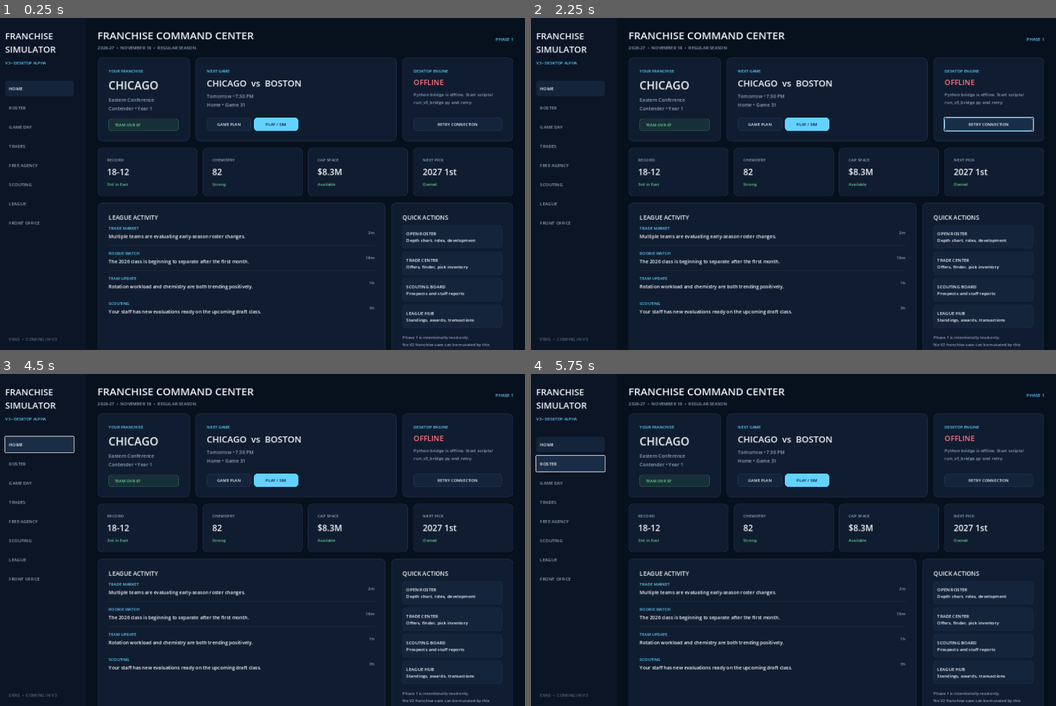
Above: before the commit, frames 1-4 (two rows, left to right).
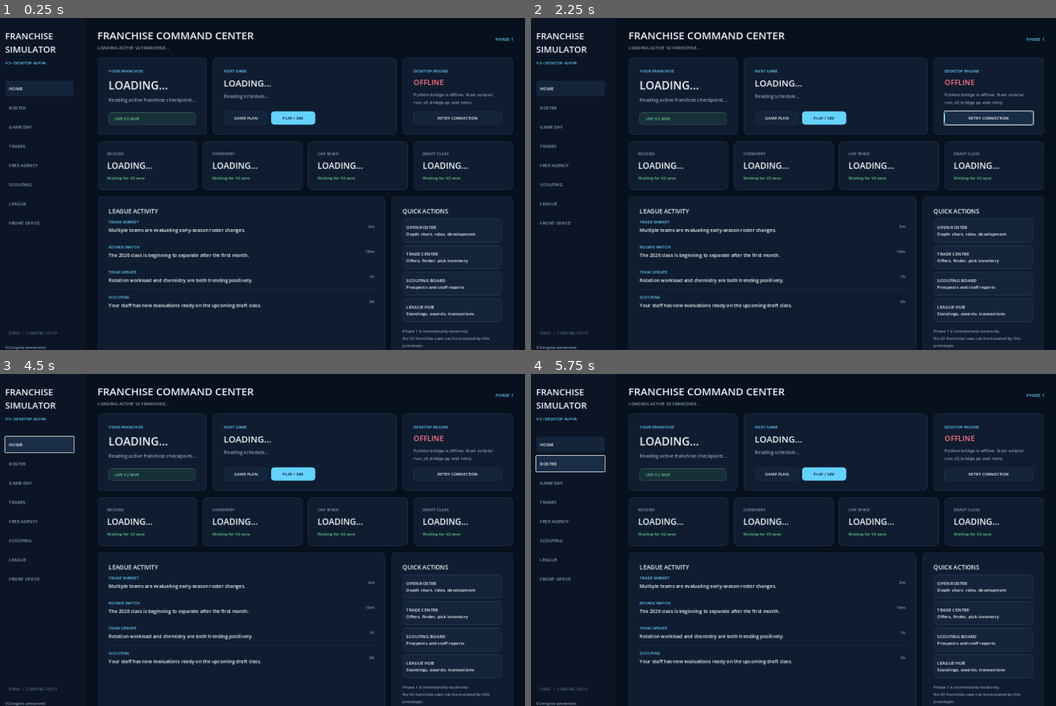
Above: after the commit, the same moments.

Repository: mklim6/NBA_Roster_Optimization_Engine
Game: Godot game, scene res://scenes/main.tscn
The game is run twice, just before and just after one commit, with the same random seed, the same clock (stepped at 60 frames per second) and the same inputs.
Inputs:
- Up to frame 1 (0.25 s): no input
- Up to frame 2 (2.25 s): click "PLAY / SIM" at 0.5 s; click "PLAY / SIM" at 1.25 s; click "RETRY CONNECTION" at 2 s
- Up to frame 3 (4.5 s): click "RETRY CONNECTION" at 2.75 s; click "RETRY CONNECTION" at 3.5 s; click "HOME" at 4.25 s
- Up to frame 4 (5.75 s): click "ROSTER" at 5 s

The runs differ from the first frame. In frame 1, 7.5% of the frame differs, in the area x 1-98%, y 8-100%; in frame 2, 7.7%; in frame 3, 7.5%; in frame 4, 7.5%.

Commit message:
Wire Godot dashboard to live V2 franchise data

Diff:
--- a/godot_client/scripts/main.gd
+++ b/godot_client/scripts/main.gd
@@ -1,6 +1,7 @@
 extends Control
 
 const BRIDGE_URL := "http://127.0.0.1:8765/health"
+const SUMMARY_URL := "http://127.0.0.1:8765/v3/franchise-summary"
 
 const BG := Color("07101d")
 const SIDEBAR := Color("0b1525")
@@ -18,6 +19,22 @@
 var bridge_detail: Label
 var retry_button: Button
 var http_request: HTTPRequest
+var summary_request: HTTPRequest
+
+var header_subtitle: Label
+var team_name_label: Label
+var team_detail_label: Label
+var next_game_matchup: Label
+var next_game_detail: Label
+
+var record_value: Label
+var record_detail: Label
+var chemistry_value: Label
+var chemistry_detail: Label
+var cap_value: Label
+var cap_detail: Label
+var draft_value: Label
+var draft_detail: Label
 
 
 func _ready() -> void:
@@ -122,10 +139,10 @@
 	metrics.columns = 4
 	metrics.add_theme_constant_override("h_separation", 14)
 	metrics.add_theme_constant_override("v_separation", 14)
-	metrics.add_child(_metric_card("RECORD", "18-12", "3rd in East"))
-	metrics.add_child(_metric_card("CHEMISTRY", "82", "Strong"))
-	metrics.add_child(_metric_card("CAP SPACE", "$8.3M", "Available"))
-	metrics.add_child(_metric_card("NEXT PICK", "2027 1st", "Owned"))
+	metrics.add_child(_metric_card("RECORD", "LOADING...", "Waiting for V2 save"))
+	metrics.add_child(_metric_card("CHEMISTRY", "LOADING...", "Waiting for V2 save"))
+	metrics.add_child(_metric_card("CAP SPACE", "LOADING...", "Waiting for V2 save"))
+	metrics.add_child(_metric_card("DRAFT CLASS", "LOADING...", "Waiting for V2 save"))
 	column.add_child(metrics)
 
 	var lower := HBoxContainer.new()
@@ -152,11 +169,11 @@
 	title.add_theme_font_size_override("font_size", 28)
 	titles.add_child(title)
 
-	var subtitle := Label.new()
-	subtitle.text = "2026-27  •  NOVEMBER 18  •  REGULAR SEASON"
-	subtitle.add_theme_color_override("font_color", MUTED)
-	subtitle.add_theme_font_size_override("font_size", 12)
-	titles.add_child(subtitle)
+	header_subtitle = Label.new()
+	header_subtitle.text = "LOADING ACTIVE V2 FRANCHISE..."
+	header_subtitle.add_theme_color_override("font_color", MUTED)
+	header_subtitle.add_theme_font_size_override("font_size", 12)
+	titles.add_child(header_subtitle)
 	row.add_child(titles)
 
 	var alpha := Label.new()
@@ -168,7 +185,6 @@
 
 	return row
 
-
 func _build_team_card() -> Control:
 	var card := _card(Vector2(250, 190))
 	var body := _card_body(card, 20)
@@ -176,25 +192,24 @@
 	var kicker := _small_label("YOUR FRANCHISE", ACCENT)
 	body.add_child(kicker)
 
-	var team := Label.new()
-	team.text = "CHICAGO"
-	team.add_theme_color_override("font_color", TEXT)
-	team.add_theme_font_size_override("font_size", 30)
-	body.add_child(team)
-
-	var sub := Label.new()
-	sub.text = "Eastern Conference\nContender • Year 1"
-	sub.add_theme_color_override("font_color", MUTED)
-	sub.add_theme_font_size_override("font_size", 13)
-	body.add_child(sub)
+	team_name_label = Label.new()
+	team_name_label.text = "LOADING..."
+	team_name_label.add_theme_color_override("font_color", TEXT)
+	team_name_label.add_theme_font_size_override("font_size", 30)
+	body.add_child(team_name_label)
+
+	team_detail_label = Label.new()
+	team_detail_label.text = "Reading active franchise checkpoint..."
+	team_detail_label.add_theme_color_override("font_color", MUTED)
+	team_detail_label.add_theme_font_size_override("font_size", 13)
+	body.add_child(team_detail_label)
 
 	var spacer := Control.new()
 	spacer.size_flags_vertical = Control.SIZE_EXPAND_FILL
 	body.add_child(spacer)
 
-	body.add_child(_pill("TEAM OVR 87", GOOD))
+	body.add_child(_pill("LIVE V2 SAVE", GOOD))
 	return card
-
 
 func _build_next_game_card() -> Control:
 	var card := _card(Vector2(360, 190))
@@ -203,17 +218,17 @@
 
 	body.add_child(_small_label("NEXT GAME", ACCENT))
 
-	var matchup := Label.new()
-	matchup.text = "CHICAGO  vs  BOSTON"
-	matchup.add_theme_color_override("font_color", TEXT)
-	matchup.add_theme_font_size_override("font_size", 24)
-	body.add_child(matchup)
-
-	var detail := Label.new()
-	detail.text = "Tomorrow • 7:30 PM\nHome • Game 31"
-	detail.add_theme_color_override("font_color", MUTED)
-	detail.add_theme_font_size_override("font_size", 13)
-	body.add_child(detail)
+	next_game_matchup = Label.new()
+	next_game_matchup.text = "LOADING..."
+	next_game_matchup.add_theme_color_override("font_color", TEXT)
+	next_game_matchup.add_theme_font_size_override("font_size", 24)
+	body.add_child(next_game_matchup)
+
+	next_game_detail = Label.new()
+	next_game_detail.text = "Reading schedule..."
+	next_game_detail.add_theme_color_override("font_color", MUTED)
+	next_game_detail.add_theme_font_size_override("font_size", 13)
+	body.add_child(next_game_detail)
 
 	var spacer := Control.new()
 	spacer.size_flags_vertical = Control.SIZE_EXPAND_FILL
@@ -226,7 +241,6 @@
 	body.add_child(actions)
 	return card
 
-
 func _build_engine_card() -> Control:
 	var card := _card(Vector2(300, 190))
 	var body := _card_body(card, 20)
@@ -274,8 +288,22 @@
 	detail.add_theme_color_override("font_color", GOOD)
 	detail.add_theme_font_size_override("font_size", 11)
 	body.add_child(detail)
+
+	match label_text:
+		"RECORD":
+			record_value = value
+			record_detail = detail
+		"CHEMISTRY":
+			chemistry_value = value
+			chemistry_detail = detail
+		"CAP SPACE":
+			cap_value = value
+			cap_detail = detail
+		"DRAFT CLASS":
+			draft_value = value
+			draft_detail = detail
+
 	return card
-
 
 func _build_activity_panel() -> Control:
 	var card := _card(Vector2(0, 0))
@@ -472,6 +500,10 @@
 	http_request.request_completed.connect(_on_health_completed)
 	add_child(http_request)
 
+	summary_request = HTTPRequest.new()
+	summary_request.timeout = 4.0
+	summary_request.request_completed.connect(_on_summary_completed)
+	add_child(summary_request)
 
 func _check_bridge() -> void:
 	if http_request == null:
@@ -506,9 +538,172 @@
 
 	_set_bridge_status(
 		true,
-		"Python engine connected • API %s • read-only safe mode" % payload.get("api_version", "unknown")
+		"Python engine connected • API %s • live V2 save • read-only safe mode" % payload.get("api_version", "unknown")
 	)
 
+	_request_franchise_summary()
+
+
+func _request_franchise_summary() -> void:
+	if summary_request == null:
+		return
+
+	if summary_request.get_http_client_status() != HTTPClient.STATUS_DISCONNECTED:
+		summary_request.cancel_request()
+
+	var error := summary_request.request(SUMMARY_URL)
+	if error != OK:
+		_set_live_data_error("Could not request active franchise summary.")
+
+
+func _on_summary_completed(
+	result: int,
+	response_code: int,
+	_headers: PackedStringArray,
+	body: PackedByteArray
+) -> void:
+	if result != HTTPRequest.RESULT_SUCCESS or response_code != 200:
+		_set_live_data_error("Active V2 franchise data could not be loaded.")
+		return
+
+	var payload = JSON.parse_string(body.get_string_from_utf8())
+
+	if typeof(payload) != TYPE_DICTIONARY:
+		_set_live_data_error("Franchise summary returned invalid data.")
+		return
+
+	if payload.has("error"):
+		_set_live_data_error(str(payload.get("error")))
+		return
+
+	_apply_franchise_summary(payload)
+
+
+func _apply_franchise_summary(payload: Dictionary) -> void:
+	var team = payload.get("team", {})
+	var season = payload.get("season", {})
+	var record = payload.get("record", {})
+	var chemistry = payload.get("chemistry", {})
+	var financial = payload.get("financial", {})
+	var next_game = payload.get("next_game", {})
+	var draft = payload.get("draft", {})
+
+	var season_label := str(season.get("label", "Unknown season"))
+	var phase_label := _pretty_phase(str(season.get("phase", "")))
+	var day_index := str(season.get("day_index", "?"))
+
+	header_subtitle.text = "%s  •  LEAGUE DAY %s  •  %s" % [
+		season_label,
+		day_index,
+		phase_label
+	]
+
+	team_name_label.text = str(team.get("name", "Unknown Team")).to_upper()
+
+	team_detail_label.text = "%s • %s Division
+%s rostered • %s active" % [
+		str(team.get("conference", "Unknown")),
+		str(team.get("division", "Unknown")),
+		str(team.get("roster_size", "?")),
+		str(team.get("active_players", "?"))
+	]
+
+	record_value.text = str(record.get("display", "N/A"))
+
+	var rank_text = record.get("conference_rank_display", null)
+	var streak_text = record.get("streak", null)
+	var record_text := "Live standings"
+
+	if rank_text != null:
+		record_text = str(rank_text)
+
+	if streak_text != null:
+		if record_text == "Live standings":
+			record_text = str(streak_text)
+		else:
+			record_text += " • " + str(streak_text)
+
+	record_detail.text = record_text
+
+	var chemistry_score = chemistry.get("score", null)
+	if chemistry_score == null:
+		chemistry_value.text = "N/A"
+	else:
+		chemistry_value.text = str(chemistry_score)
+
+	chemistry_detail.text = str(chemistry.get("label", "Live chemistry"))
+
+	var cap_display = financial.get("cap_space_display", null)
+	if cap_display == null:
+		cap_value.text = "N/A"
+		cap_detail.text = "Live cap field pending"
+	else:
+		cap_value.text = str(cap_display)
+		cap_detail.text = "Available"
+
+	var draft_year = draft.get("draft_year", null)
+	if draft_year == null:
+		draft_value.text = "N/A"
+	else:
+		draft_value.text = "%s Draft" % str(draft_year)
+
+	draft_detail.text = _pretty_phase(str(draft.get("phase", "Live draft state")))
+
+	if typeof(next_game) == TYPE_DICTIONARY and next_game.size() > 0:
+		var team_abbr := str(team.get("abbreviation", "TEAM"))
+		var opponent_abbr := str(next_game.get("opponent", "OPP"))
+		var is_home: bool = bool(next_game.get("is_home", false))
+
+		next_game_matchup.text = "%s  %s  %s" % [
+			team_abbr,
+			"vs" if is_home else "at",
+			opponent_abbr
+		]
+
+		var days_away := int(next_game.get("days_away", 0))
+		var when_text := "Today"
+
+		if days_away == 1:
+			when_text = "Tomorrow"
+		elif days_away > 1:
+			when_text = "In %s days" % days_away
+
+		var venue_text := "Home" if is_home else "Away"
+		var next_game_number := int(record.get("games_played", 0)) + 1
+
+		next_game_detail.text = "%s • %s
+%s • Game %s" % [
+			when_text,
+			venue_text,
+			str(next_game.get("opponent_name", opponent_abbr)),
+			next_game_number
+		]
+	else:
+		next_game_matchup.text = "NO GAME SCHEDULED"
+		next_game_detail.text = "No future game was found in the active schedule."
+
+
+func _set_live_data_error(message: String) -> void:
+	header_subtitle.text = "V2 SAVE DATA UNAVAILABLE"
+
+	record_value.text = "N/A"
+	record_detail.text = message
+
+	chemistry_value.text = "N/A"
+	chemistry_detail.text = "Unavailable"
+
+	cap_value.text = "N/A"
+	cap_detail.text = "Unavailable"
+
+	draft_value.text = "N/A"
+	draft_detail.text = "Unavailable"
+
+	next_game_matchup.text = "DATA OFFLINE"
+	next_game_detail.text = message
+
+
+func _pretty_phase(value: String) -> String:
+	return value.replace("_", " ").to_upper()
 
 func _set_bridge_status(connected: bool, detail: String) -> void:
 	bridge_status.text = "CONNECTED" if connected else "OFFLINE"
Not shown, changed: desktop_bridge/server.py
